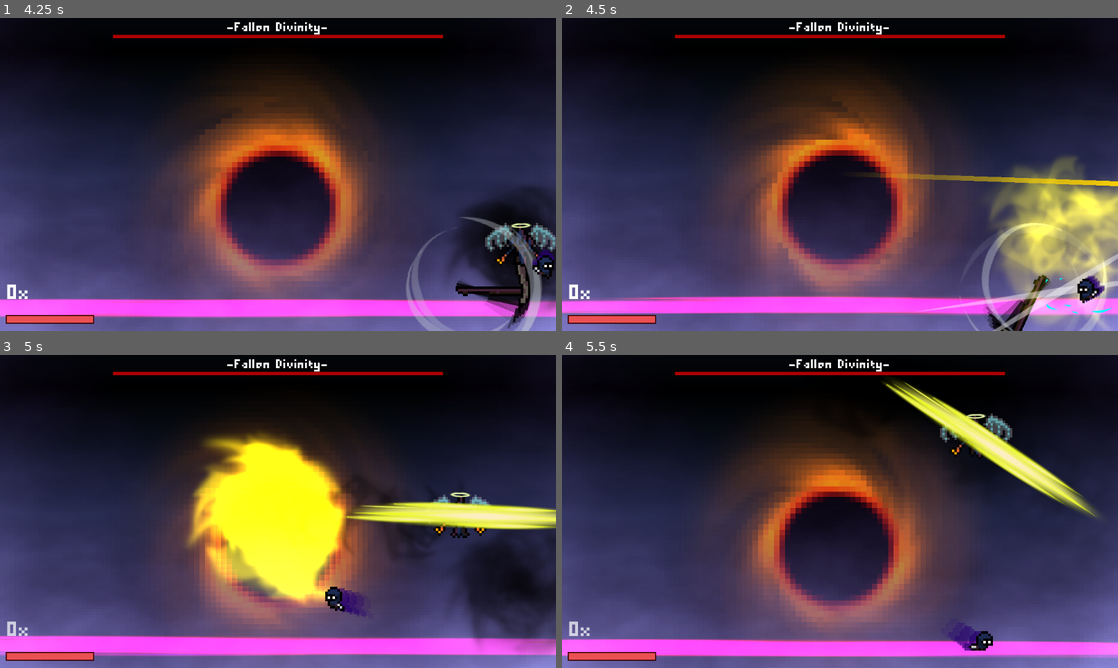
Above: before the commit, frames 1-4 (two rows, left to right).
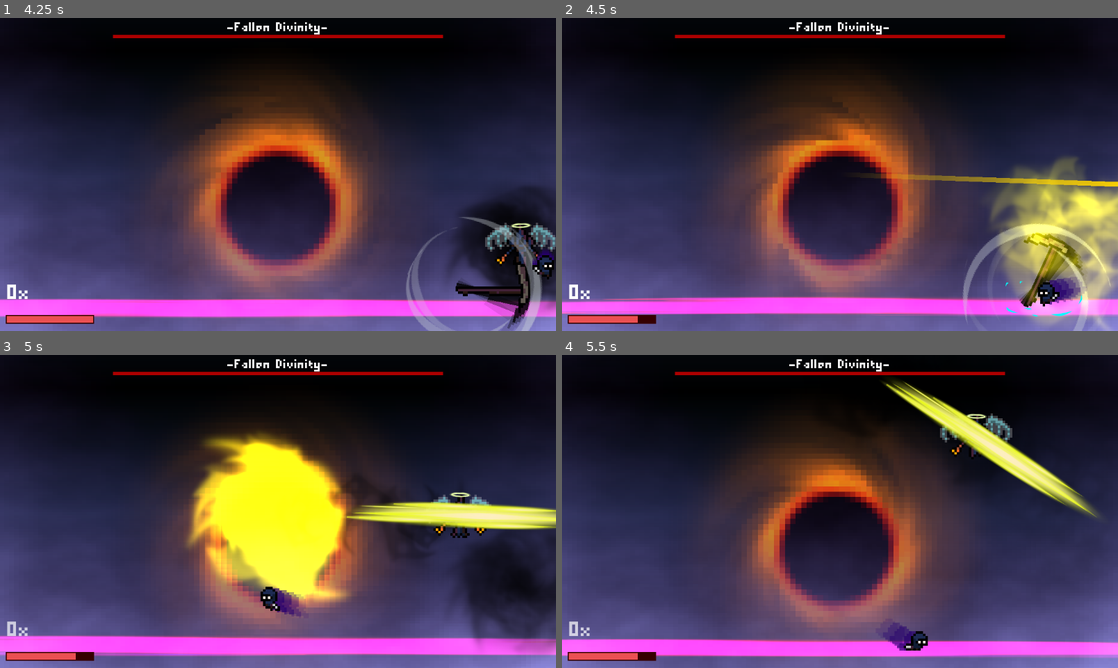
Above: after the commit, the same moments.

Repository: ArandomPsi/returntosender
Game: Godot game, scene res://scenes/deathdomain.tscn
Same seed, same stepped clock (60 frames per second), same inputs: the game is played once before the commit and once after it. This scene is started directly instead of the project's main scene. The engine's default icon, where the game draws it, is replaced by a stand-in: a white triangle on a blue panel in a dark square. Sound files missing from this copy of the repository are replaced by a short silence.
Inputs:
- Up to frame 1 (4.25 s): hold Right (right) 0.53-2.03 s; tap Up (up) at 0.6, 0.77, 1.07, 1.52, 1.55, 1.82, 2.1, 3.02, 3.05, 3.32, 3.6, 3.77, 4.07 s; tap Space (basicattack) at 1.35, 2.85 s; hold Left (left) 2.03-2.78 s; hold Right (right) from 2.78 s (still down)
- Up to frame 2 (4.5 s): release Right (right) at 4.28 s; hold Left (left) from 4.28 s (still down); tap Space (basicattack) at 4.35 s
- Up to frame 3 (5 s): keep holding Left (left); tap Up (up) at 4.52, 4.55, 4.82 s
- Up to frame 4 (5.5 s): release Left (left) at 5.03 s; hold Right (right) from 5.03 s (still down); tap Up (up) at 5.1 s

Frame 1 is identical in both runs. In frame 2, 6.1% of the frame differs, in the area x 0-100%, y 30-100%; in frame 3, 1.0%; in frame 4, 1.1%.

Commit message:
yep yep yep yep yep yep yep

Diff:
--- a/scenes/boss2.tscn
+++ b/scenes/boss2.tscn
@@ -372,10 +372,10 @@
 tracks/6/interp = 1
 tracks/6/loop_wrap = true
 tracks/6/keys = {
-"times": PackedFloat32Array(-0.1),
-"transitions": PackedFloat32Array(1),
-"update": 1,
-"values": [false]
+"times": PackedFloat32Array(-0.1, 0.0666667),
+"transitions": PackedFloat32Array(1, 1),
+"update": 1,
+"values": [false, false]
 }
 tracks/7/type = "value"
 tracks/7/imported = false
@@ -384,7 +384,7 @@
 tracks/7/interp = 1
 tracks/7/loop_wrap = true
 tracks/7/keys = {
-"times": PackedFloat32Array(-0.1),
+"times": PackedFloat32Array(0),
 "transitions": PackedFloat32Array(1),
 "update": 1,
 "values": [true]
@@ -412,8 +412,8 @@
 tracks/0/interp = 1
 tracks/0/loop_wrap = true
 tracks/0/keys = {
-"times": PackedFloat32Array(0, 0.1, 0.466667, 0.533334, 0.6, 1.4),
-"transitions": PackedFloat32Array(1, 1, 1, 1, 1, 1),
+"times": PackedFloat32Array(0, 0.1, 0.466667, 0.533334, 0.7, 0.9, 1.4),
+"transitions": PackedFloat32Array(1, 1, 1, 1, 1, 1, 1),
 "values": [{
 "args": [],
 "method": &"togglemovement"
@@ -426,6 +426,9 @@
 }, {
 "args": [],
 "method": &"dive"
+}, {
+"args": [],
+"method": &"diddyblud"
 }, {
 "args": [],
 "method": &"spawnbeam"
--- a/scenes/boss_1.tscn
+++ b/scenes/boss_1.tscn
@@ -9,6 +9,7 @@
 [ext_resource type="AudioStream" uid="uid://doxbcymu3t062" path="res://assets/roaring-knight-roar.mp3" id="7_unxc3"]
 [ext_resource type="AudioStream" uid="uid://qdsno05webib" path="res://assets/roaring-knight-swoon-deltarune.mp3" id="8_5xsh4"]
 [ext_resource type="Texture2D" uid="uid://wvjjy0nf5u5g" path="res://misceffects/burst hit-3.svg" id="8_glbka"]
+[ext_resource type="PackedScene" uid="uid://bdviunspcrpsd" path="res://scenes/fabababa.tscn" id="10_2tpq1"]
 
 [sub_resource type="Gradient" id="Gradient_qiwaa"]
 colors = PackedColorArray(1, 1, 1, 1, 1, 1, 1, 0)
@@ -475,6 +476,9 @@
 scale_max = 0.4
 color = Color(1, 0, 0.583333, 1)
 color_ramp = SubResource("GradientTexture1D_0hsuw")
+
+[sub_resource type="CircleShape2D" id="CircleShape2D_3b75m"]
+radius = 75.06
 
 [node name="boss1" type="CharacterBody2D"]
 collision_layer = 4
@@ -599,4 +603,10 @@
 fixed_fps = 60
 process_material = SubResource("ParticleProcessMaterial_0hsuw")
 
+[node name="fabababa" parent="." instance=ExtResource("10_2tpq1")]
+
+[node name="CollisionShape2D" type="CollisionShape2D" parent="fabababa"]
+shape = SubResource("CircleShape2D_3b75m")
+disabled = true
+
 [connection signal="timeout" from="Timer" to="." method="_on_timer_timeout"]
--- a/scenes/burst.tscn
+++ b/scenes/burst.tscn
@@ -1,7 +1,8 @@
-[gd_scene load_steps=7 format=3 uid="uid://bkt8125bll35g"]
+[gd_scene load_steps=9 format=3 uid="uid://bkt8125bll35g"]
 
 [ext_resource type="Texture2D" uid="uid://d12flwelro1u6" path="res://assets/Flame01.png" id="1_o0sum"]
 [ext_resource type="Script" uid="uid://cowxbedlgdqg3" path="res://shaders/par.gd" id="2_slv0k"]
+[ext_resource type="PackedScene" uid="uid://bdviunspcrpsd" path="res://scenes/fabababa.tscn" id="3_slv0k"]
 
 [sub_resource type="CanvasItemMaterial" id="CanvasItemMaterial_nwpkq"]
 blend_mode = 1
@@ -27,6 +28,9 @@
 color = Color(1, 0.95, 0, 1)
 color_ramp = SubResource("GradientTexture1D_vk0vg")
 
+[sub_resource type="CircleShape2D" id="CircleShape2D_nwpkq"]
+radius = 80.0562
+
 [node name="burst" type="GPUParticles2D"]
 material = SubResource("CanvasItemMaterial_nwpkq")
 emitting = false
@@ -36,3 +40,8 @@
 explosiveness = 1.0
 process_material = SubResource("ParticleProcessMaterial_tgix8")
 script = ExtResource("2_slv0k")
+
+[node name="fabababa" parent="." instance=ExtResource("3_slv0k")]
+
+[node name="CollisionShape2D" type="CollisionShape2D" parent="fabababa"]
+shape = SubResource("CircleShape2D_nwpkq")
--- a/scenes/dasher.tscn
+++ b/scenes/dasher.tscn
@@ -24,7 +24,7 @@
 color_ramp = SubResource("GradientTexture1D_glbka")
 
 [sub_resource type="RectangleShape2D" id="RectangleShape2D_ec0a7"]
-size = Vector2(424, 74.9996)
+size = Vector2(1196, 175.002)
 
 [node name="dasher" type="GPUParticles2D"]
 position = Vector2(9.53674e-07, -7)
@@ -41,5 +41,5 @@
 [node name="fabababa" parent="." instance=ExtResource("3_dh24l")]
 
 [node name="CollisionShape2D" type="CollisionShape2D" parent="fabababa"]
-position = Vector2(48, 4.72937e-11)
+position = Vector2(-87, 1.34605e-10)
 shape = SubResource("RectangleShape2D_ec0a7")
--- a/scenes/scythe.tscn
+++ b/scenes/scythe.tscn
@@ -1,9 +1,10 @@
-[gd_scene load_steps=13 format=3 uid="uid://dr7jeu2rvnrl1"]
+[gd_scene load_steps=15 format=3 uid="uid://dr7jeu2rvnrl1"]
 
 [ext_resource type="Texture2D" uid="uid://dq4i0us8pxp14" path="res://assets/bosses.png" id="1_5v8is"]
 [ext_resource type="Script" uid="uid://dtdox1dyusrly" path="res://scripts/scythe.gd" id="1_te5lg"]
 [ext_resource type="Texture2D" uid="uid://dryx4lu64cpfl" path="res://assets/burst hit-2.svg" id="3_2rqvt"]
 [ext_resource type="Texture2D" uid="uid://d12flwelro1u6" path="res://assets/Flame01.png" id="3_pjtfg"]
+[ext_resource type="PackedScene" uid="uid://bdviunspcrpsd" path="res://scenes/fabababa.tscn" id="5_35dfx"]
 
 [sub_resource type="Gradient" id="Gradient_lbqtu"]
 offsets = PackedFloat32Array(0, 0.402482, 0.769504, 1)
@@ -48,6 +49,9 @@
 scale_max = 0.05
 color = Color(0.796078, 0, 1, 1)
 color_ramp = SubResource("GradientTexture1D_lbqtu")
+
+[sub_resource type="CircleShape2D" id="CircleShape2D_lbqtu"]
+radius = 119.151
 
 [node name="scythe" type="CharacterBody2D"]
 collision_layer = 8
@@ -126,3 +130,9 @@
 fixed_fps = 60
 local_coords = true
 process_material = SubResource("ParticleProcessMaterial_cncwm")
+
+[node name="fabababa" parent="." instance=ExtResource("5_35dfx")]
+
+[node name="CollisionShape2D" type="CollisionShape2D" parent="fabababa"]
+shape = SubResource("CircleShape2D_lbqtu")
+disabled = true
--- a/scenes/scythemelee.tscn
+++ b/scenes/scythemelee.tscn
@@ -1,9 +1,10 @@
-[gd_scene load_steps=13 format=3 uid="uid://c15w3sc7odq2g"]
+[gd_scene load_steps=15 format=3 uid="uid://c15w3sc7odq2g"]
 
 [ext_resource type="Script" uid="uid://bv56v4p4s6adc" path="res://scripts/scythemelee.gd" id="1_40efm"]
 [ext_resource type="Texture2D" uid="uid://dq4i0us8pxp14" path="res://assets/bosses.png" id="2_c853l"]
 [ext_resource type="Texture2D" uid="uid://dryx4lu64cpfl" path="res://assets/burst hit-2.svg" id="3_eab5m"]
 [ext_resource type="Texture2D" uid="uid://d12flwelro1u6" path="res://assets/Flame01.png" id="4_3ij8b"]
+[ext_resource type="PackedScene" uid="uid://bdviunspcrpsd" path="res://scenes/fabababa.tscn" id="5_c853l"]
 
 [sub_resource type="Gradient" id="Gradient_lbqtu"]
 offsets = PackedFloat32Array(0, 0.402482, 0.769504, 1)
@@ -48,6 +49,9 @@
 scale_max = 0.05
 color = Color(0.796078, 0, 1, 1)
 color_ramp = SubResource("GradientTexture1D_lbqtu")
+
+[sub_resource type="CircleShape2D" id="CircleShape2D_eab5m"]
+radius = 119.151
 
 [node name="scythe" type="CharacterBody2D"]
 collision_layer = 8
@@ -126,3 +130,9 @@
 fixed_fps = 60
 local_coords = true
 process_material = SubResource("ParticleProcessMaterial_cncwm")
+
+[node name="fabababa" parent="." instance=ExtResource("5_c853l")]
+
+[node name="CollisionShape2D" type="CollisionShape2D" parent="fabababa"]
+shape = SubResource("CircleShape2D_eab5m")
+disabled = true
--- a/scenes/slash.tscn
+++ b/scenes/slash.tscn
@@ -49,7 +49,7 @@
 
 [node name="Area2D" type="Area2D" parent="."]
 collision_layer = 0
-collision_mask = 12
+collision_mask = 4
 script = ExtResource("6_pim1l")
 
 [node name="CollisionShape2D" type="CollisionShape2D" parent="Area2D"]
--- a/scripts/boss2.gd
+++ b/scripts/boss2.gd
@@ -84,7 +84,7 @@
 	tween.parallel().tween_property(self,"position:y",10,0.5).set_trans(Tween.TRANS_CUBIC)
 
 func dive():
-	velocity.y = 3000
+	velocity.y = 4000
 	await $Area2D.body_entered
 	var b = preload("res://scenes/burst.tscn").instantiate()
 	get_tree().current_scene.add_child(b)
--- a/scripts/boss_1.gd
+++ b/scripts/boss_1.gd
@@ -40,6 +40,8 @@
 
 	move_and_slide()
 	velocity *= 0.9
+
+	$fabababa/CollisionShape2D.disabled = not $pivot/dasher.emitting
 
 func damage(amount):
 	hp -= amount
--- a/scripts/player.gd
+++ b/scripts/player.gd
@@ -20,6 +20,7 @@
 var hitcombo : int = 0
 
 var parryframes : int = 0
+var iframes : int = 0
 
 func _ready() -> void:
 	hp = 5
@@ -34,6 +35,7 @@
 	$hud/hp.value = hp
 
 	camerashake -= 1
+	iframes -= 1
 	camerashake = clamp(camerashake,0,20)
 	parryframes -= 1
 	parryframes = clamp(parryframes,0,60)
@@ -160,20 +162,23 @@
 	b.position = pos
 
 func takedamage():
-	spawnparry(global_position)
-	if parryframes < 1:
-		camerashake += 20
-		$parry.play()
-		hp -= 1
-		var b = preload("res://scenes/hitsound.tscn").instantiate()
-		get_tree().current_scene.add_child(b)
-	else:
+	if iframes < 1:
+		spawnparry(global_position)
+		if parryframes < 1:
+			camerashake += 20
+			$parry.play()
+			hp -= 1
+			var b = preload("res://scenes/hitsound.tscn").instantiate()
+			get_tree().current_scene.add_child(b)
+			iframes = 10
+		else:
 
-		spawncircles()
-		hp += 5
-		hp = clamp(hp,0,5)
-		parryframes = 2
-		attackcooldown = 0
+			spawncircles()
+			hp += 5
+			hp = clamp(hp,0,5)
+			parryframes = 2
+			attackcooldown = 0
+			iframes = 20
 
 func spawncircles():
 	var b = preload("res://scenes/counter.tscn").instantiate()
--- a/scripts/scythe.gd
+++ b/scripts/scythe.gd
@@ -15,6 +15,7 @@
 	await tween.finished
 	spinning = true
 	look_at(global.playerpos)
+	$fabababa/CollisionShape2D.disabled = false
 	$Sprite2D/spinny.emitting = true
 	$Sprite2D/trail.visible = true
 
--- a/scripts/scythemelee.gd
+++ b/scripts/scythemelee.gd
@@ -19,6 +19,7 @@
 	tween2.tween_property($Sprite2D,"rotation",2*TAU * $Sprite2D.scale.x/5,0.8).set_trans(Tween.TRANS_CUBIC)
 	spinning = true
 	look_at(global.playerpos)
+	$fabababa/CollisionShape2D.disabled = false
 	$Sprite2D/spinny.emitting = true
 	$Sprite2D/trail.visible = true
 	await tween2.finished
Not shown: 1 places in scenes/boss_1.tscn that only renumber resources
